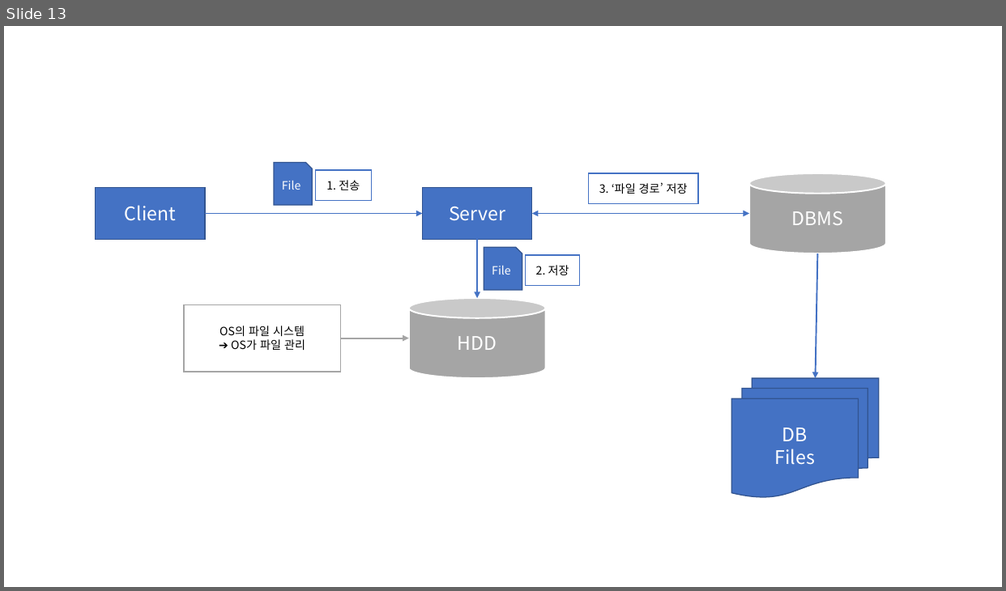
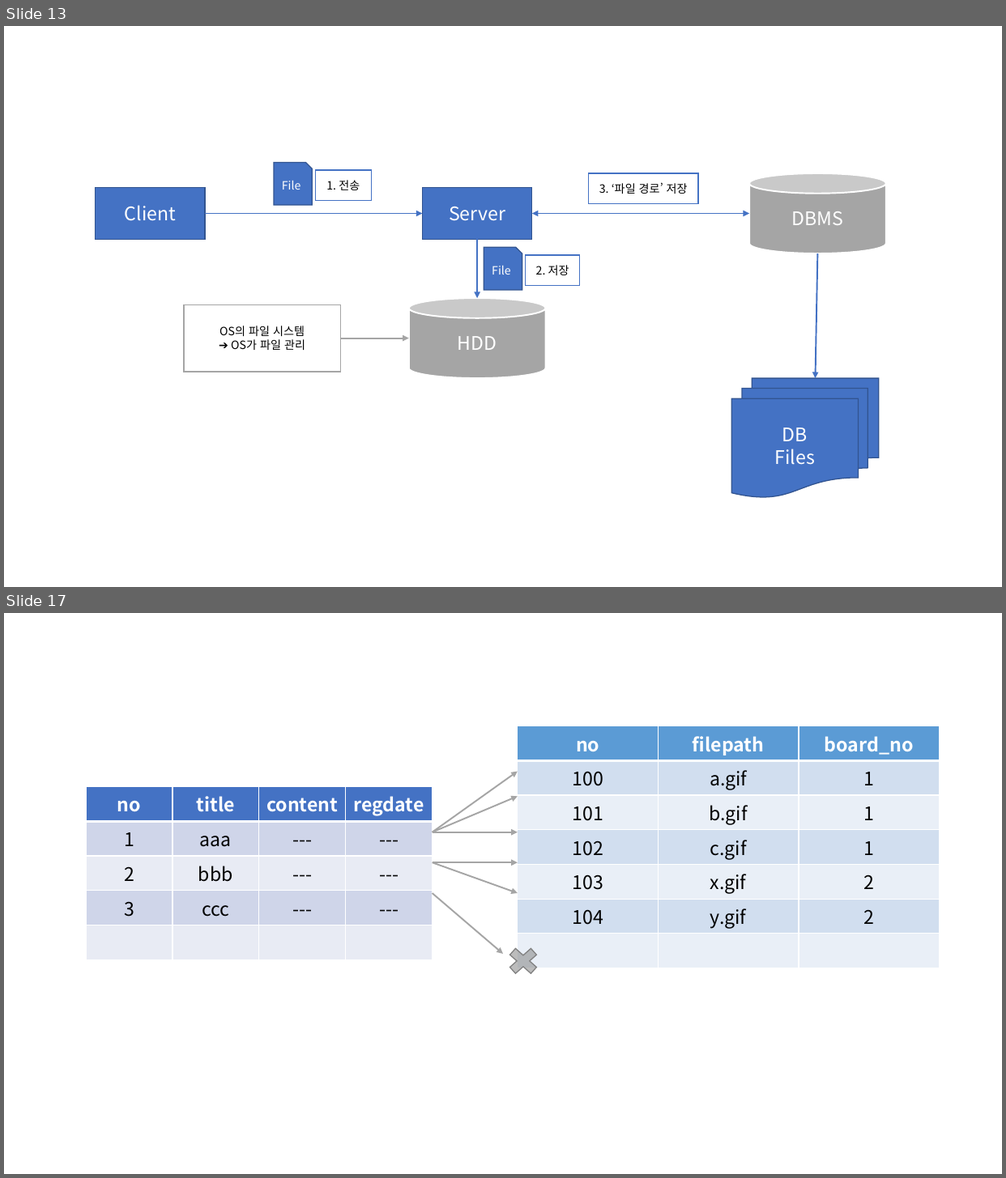
Before and after one commit to Dingadung/2022-study-workspace, a slide deck: study-note/데이터베이스/2022-08-31 내용정리.pptx. Shown one above the other, each under a label of ours: slide 13 before the commit, slides 13 and 17 after it; the slides between them are not shown. The pictures are 1006x591 and 1006x1178 pixels, drawn with LibreOffice and Linux fonts; fonts in the diff are those of the drawing. Boxes give left, top, right and bottom in pixels: in the first picture for what was removed or moved away, otherwise in the second. Text is boxed around its words. In the diff, an @@ line names an element or a change of style, - is before the commit and + after.

```diff
--- a/study-note/데이터베이스/2022-08-31 내용정리.pptx
+++ b/study-note/데이터베이스/2022-08-31 내용정리.pptx
@@ slide 17 added at [4,613,1002,1174], background #FFFFFF @@
@@ table added at [518,726,940,939], 7 rows, 3 columns @@
+no | filepath | board_no
+100 | a.gif | 1
+101 | b.gif | 1
+102 | c.gif | 1
+103 | x.gif | 2
+104 | y.gif | 2
+ |  | 
@@ arrow added from (432, 833) to (518, 772), #A5A5A5 1.5 pt @@
@@ table added at [86,786,433,939], 5 rows, 4 columns @@
+no | title | content | regdate
+1 | aaa | --- | ---
+2 | bbb | --- | ---
+3 | ccc | --- | ---
+ |  |  | 
@@ arrow added from (432, 833) to (518, 796), #A5A5A5 1.5 pt @@
@@ arrow added from (432, 833) to (518, 833), #A5A5A5 1.5 pt @@
@@ arrow added from (432, 863) to (518, 863), #A5A5A5 1.5 pt @@
@@ arrow added from (432, 863) to (518, 893), #A5A5A5 1.5 pt @@
@@ arrow added from (432, 894) to (503, 954), #A5A5A5 1.5 pt @@
@@ cross added at [503,943,543,979], fill #808080 at 52% opacity, outline #808080 1 pt @@
```
Also in this commit, not shown: 8 other slides added, 8 slides removed, 4 other files.
